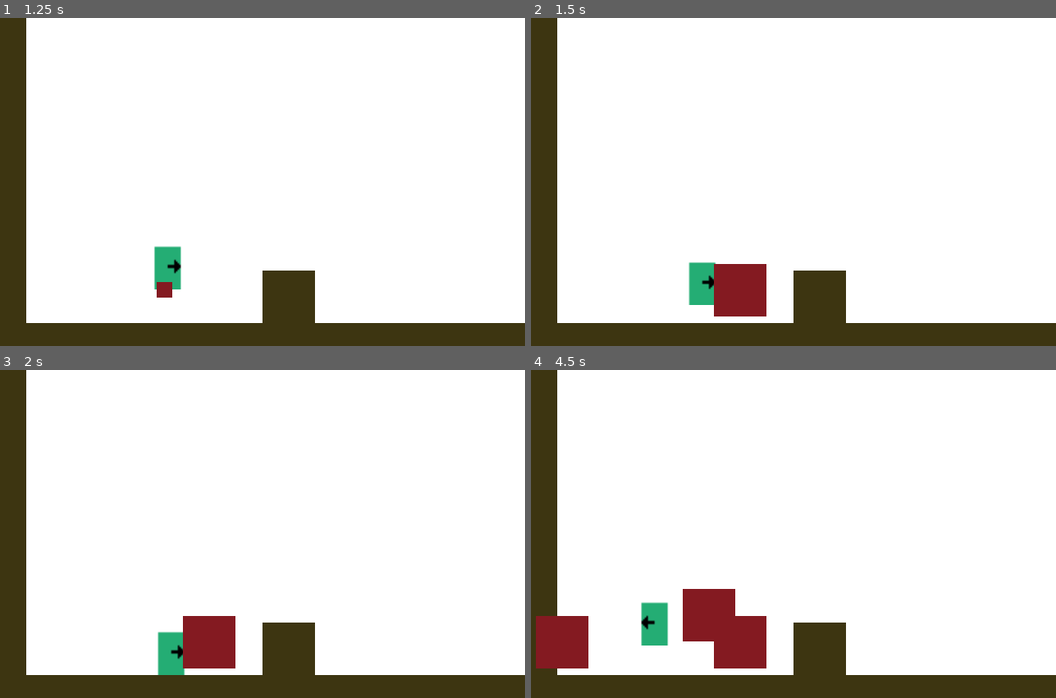
Above: before the commit, frames 1-4 (two rows, left to right).
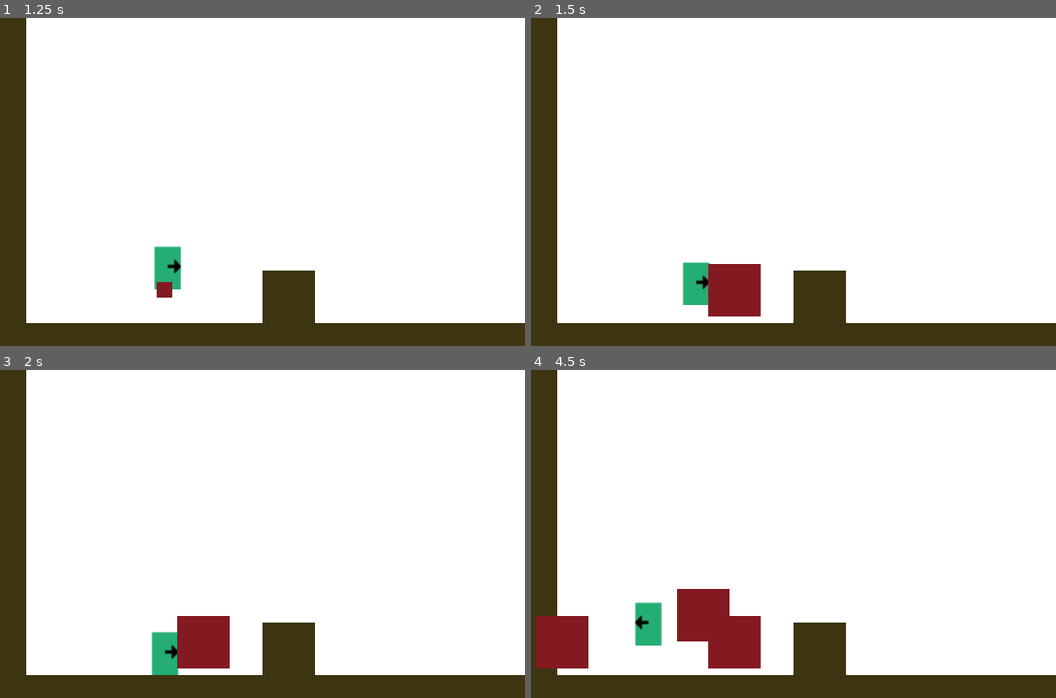
Above: after the commit, the same moments.

Repository: KapFlagon/Imoonity
Game: Godot game, scene res://src/scenes/levels/prototypes/TemplateLevel.tscn
Two runs of this game, one before a commit and one after it. Both use one fixed random seed, a clock stepped at 60 frames per second and the inputs below.
Inputs:
- Up to frame 1 (1.25 s): hold D (move_right) from 0.53 s (still down); tap P (action_fire) at 0.6 s; tap W (move_jump) at 0.77 s
- Up to frame 2 (1.5 s): keep holding D (move_right); tap P (action_fire) at 1.35 s
- Up to frame 3 (2 s): keep holding D (move_right); tap W (move_jump) at 1.52 s
- Up to frame 4 (4.5 s): tap Enter at 2 s; release D (move_right) at 2.03 s; hold A (move_left) 2.03-2.78 s; tap P (action_fire) every 0.75 s from 2.1 to 4.35 s; hold D (move_right) 2.78-4.28 s; tap W (move_jump) at 3.02, 3.77 s; tap Space at 4.25 s; hold A (move_left) from 4.28 s (still down)

Frame 1 is identical in both runs. In frame 2, 0.6% of the frame differs, in the area x 28-45%, y 74-91%; in frame 3, 0.6%; in frame 4, 1.0%, in the area x 19-45%, y 66-91%.

Commit message:
POC - Completed
Added firection for projectile and limiting it too 3 active at a time

Diff:
--- /dev/null
+++ b/src/scenes/game_objects/PlanetProjectileAbility/PlanetProjectile.gd
@@ -0,0 +1,14 @@
+extends KinematicBody2D
+
+export var projectileSpeed = 5
+var projectileDirection = 0;
+
+var velocity = Vector2.ZERO
+
+
+func setprojectileDirection(playerFacing):
+	projectileDirection = playerFacing
+
+func _physics_process(delta):
+	velocity.x += projectileSpeed * projectileDirection
+	move_and_slide(velocity, Vector2.UP)
--- a/src/scenes/game_objects/PlanetProjectileAbility/PlanetProjectile.tscn
+++ b/src/scenes/game_objects/PlanetProjectileAbility/PlanetProjectile.tscn
@@ -1,7 +1,6 @@
-[gd_scene load_steps=5 format=2]
+[gd_scene load_steps=4 format=2]
 
-[ext_resource path="res://src/scenes/game_objects/scripts/PlanetProjectile.gd" type="Script" id=1]
-[ext_resource path="res://src/scenes/game_objects/PlanetProjectileAbility/PlanetPlatform.tscn" type="PackedScene" id=2]
+[ext_resource path="res://src/scenes/game_objects/PlanetProjectileAbility/PlanetProjectile.gd" type="Script" id=1]
 [ext_resource path="res://assets/images/sprites/Placeholder_RingPlat.png" type="Texture" id=3]
 
 [sub_resource type="RectangleShape2D" id=1]
@@ -14,7 +13,6 @@
 __meta__ = {
 "_edit_group_": true
 }
-PlanetPlatform = ExtResource( 2 )
 
 [node name="Sprite" type="Sprite" parent="."]
 scale = Vector2( 0.3, 0.3 )
--- /dev/null
+++ b/src/scenes/game_objects/PlanetProjectileAbility/TitanAbilityManager.gd
@@ -0,0 +1,36 @@
+extends Node
+
+export (PackedScene) var PlanetProjectile
+export (PackedScene) var PlanetPlatform
+
+
+var playerScene
+var projectileInstance
+var platformArray = []
+
+
+# Called when the node enters the scene tree for the first time.
+func _ready():
+	playerScene = get_parent()
+
+func checkActionButtonPressed():
+	if Input.is_action_just_pressed("action_fire"):
+		if get_node_or_null("PlanetProjectile") == null:
+			fireNewProjectile()
+		else:
+			spawnPlatform()
+
+func fireNewProjectile():
+	projectileInstance = PlanetProjectile.instance()
+	projectileInstance.setprojectileDirection(playerScene.facing)
+	add_child(projectileInstance)
+	projectileInstance.transform = playerScene.global_transform.translated(Vector2(1,-20))
+
+func spawnPlatform():
+	var platformInstance = PlanetPlatform.instance()
+	add_child(platformInstance)
+	platformInstance.transform = projectileInstance.global_transform
+	projectileInstance.queue_free()
+	platformArray.push_back(platformInstance)
+	if(platformArray.size() > 3):
+		platformArray.pop_front().queue_free()
--- /dev/null
+++ b/src/scenes/game_objects/PlanetProjectileAbility/TitanAbilityManager.tscn
@@ -0,0 +1,10 @@
+[gd_scene load_steps=4 format=2]
+
+[ext_resource path="res://src/scenes/game_objects/PlanetProjectileAbility/TitanAbilityManager.gd" type="Script" id=1]
+[ext_resource path="res://src/scenes/game_objects/PlanetProjectileAbility/PlanetProjectile.tscn" type="PackedScene" id=2]
+[ext_resource path="res://src/scenes/game_objects/PlanetProjectileAbility/PlanetPlatform.tscn" type="PackedScene" id=3]
+
+[node name="TitanAbilityManager" type="Node"]
+script = ExtResource( 1 )
+PlanetProjectile = ExtResource( 2 )
+PlanetPlatform = ExtResource( 3 )
--- a/src/scenes/game_objects/scripts/PlanetProjectile.gd
+++ /dev/null
@@ -1,25 +0,0 @@
-extends KinematicBody2D
-
-export var projectileSpeed = 5
-
-var velocity = Vector2.ZERO
-
-export (PackedScene) var PlanetPlatform
-
-# Called when the node enters the scene tree for the first time.
-func _ready():
-	pass # Replace with function body.
-
-
-func _physics_process(delta):
-	velocity.x += projectileSpeed * get_parent().get_node("Player").last_horizontal_dir
-	move_and_slide(velocity, Vector2.UP)
-	if Input.is_action_just_pressed("action_fire"):
-		spawnPlatform()
-
-func spawnPlatform():
-	var platformInstance = PlanetPlatform.instance()
-#	Always adding to the parent scene, maybe not needed but can track it from there
-	get_parent().add_child(platformInstance)
-	platformInstance.transform = self.global_transform
-	queue_free()
--- a/src/scenes/game_objects/scripts/Player.gd
+++ b/src/scenes/game_objects/scripts/Player.gd
@@ -7,16 +7,14 @@
 export var base_movement_speed = 300
 export var max_movement_speed = 100
 export var jump_force = 150
-var last_horizontal_dir = 0
 var velocity = Vector2(0, 0)
 
-export (PackedScene) var PlanetProjectile
-
+var titanAbilityManager
 
 # Called when the node enters the scene tree for the first time.
 func _ready() -> void:
-	pass # Replace with function body.
-
+	titanAbilityManager = preload("res://src/scenes/game_objects/PlanetProjectileAbility/TitanAbilityManager.tscn").instance()
+	add_child(titanAbilityManager)
 
 # Called every frame. 'delta' is the elapsed time since the previous frame.
 func _physics_process(delta: float) -> void:
@@ -24,9 +22,8 @@
 
 # warning-ignore:return_value_discarded
 	move_and_slide(velocity, Vector2.UP)
-
-#	Not Sure if this should even be placed here
-	checkActionButtonPressed()
+#	Place Holder for now
+	titanAbilityManager.checkActionButtonPressed()
 
 func update_player_velocity(delta: float) -> void:
 	velocity.x = update_player_horizontal_velocity()
@@ -37,7 +34,6 @@
 	var horizontal_velocity
 	var horizontal_input = get_horizontal_input()
 	if horizontal_input != 0:
-		last_horizontal_dir = horizontal_input
 		horizontal_velocity = horizontal_input * base_movement_speed
 		horizontal_velocity = clamp(horizontal_velocity, -max_movement_speed, max_movement_speed)
 		update_facing(horizontal_input)
@@ -76,10 +72,3 @@
 		if Input.is_action_just_released("move_jump") and current_vertical_velocity < (-jump_force/2):
 			vertical_velocity = current_vertical_velocity + (jump_force/2)
 	return vertical_velocity
-
-func checkActionButtonPressed():
-	if get_parent().get_node_or_null("PlanetProjectile") == null && Input.is_action_just_pressed("action_fire"):
-		var projectileInstance = PlanetProjectile.instance()
-		#	Always adding to the parent scene, maybe not needed but can track it from there
-		get_parent().add_child(projectileInstance)
-		projectileInstance.transform = self.global_transform.translated(Vector2(1,-20))
